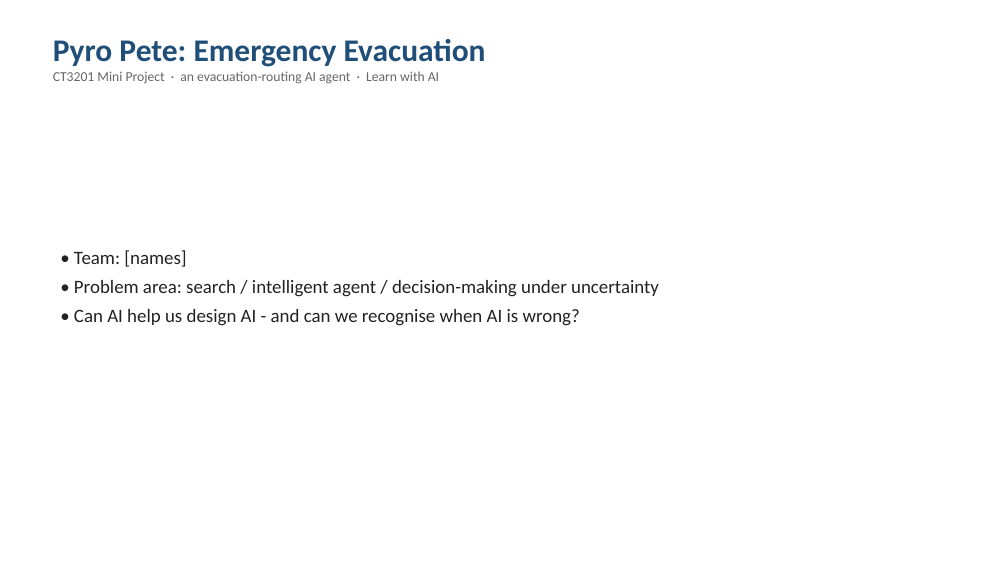
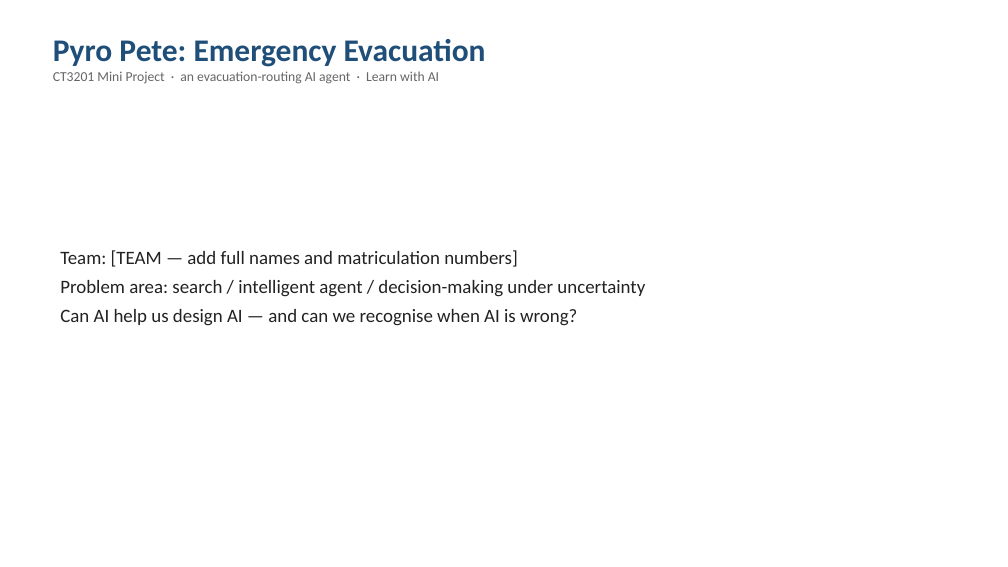
Before and after one commit to Jeb-Lee/CT3201_AI, a slide deck: slide 1 of docs/report/CT3201_Slides.pptx. Drawn at 1008x567 pixels with LibreOffice and Linux fonts; fonts in the diff are those of the drawing. Boxes give left, top, right and bottom in pixels: in the first picture for what was removed or moved away, otherwise in the second. Text is boxed around its words. In the diff, an @@ line names an element or a change of style, - is before the commit and + after.

```diff
--- a/docs/report/CT3201_Slides.pptx
+++ b/docs/report/CT3201_Slides.pptx
@@ text at (x1=60, y1=250, x2=645, y2=326): text changed @@
-• Team: [names]
-• Problem area: search / intelligent agent / decision-making under uncertainty
-• Can AI help us design AI - and can we recognise when AI is wrong?
+Team: [TEAM — add full names and matriculation numbers]
+Problem area: search / intelligent agent / decision-making under uncertainty
+Can AI help us design AI — and can we recognise when AI is wrong?
```
Also in this commit, not shown: 6 other slides changed, 1 slide added.
